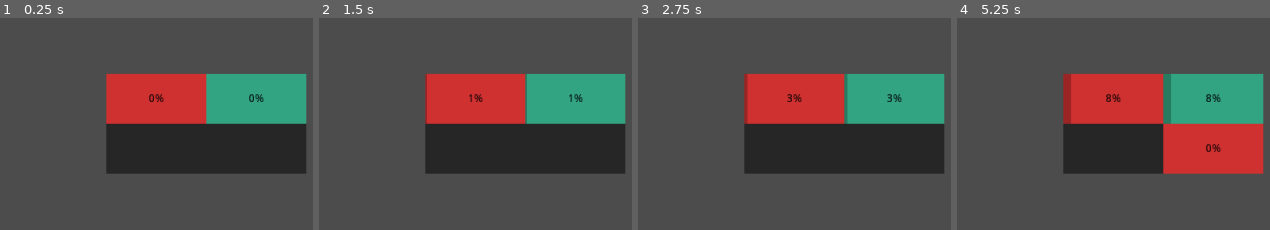
Above: before the commit, frames 1-4 (left to right).
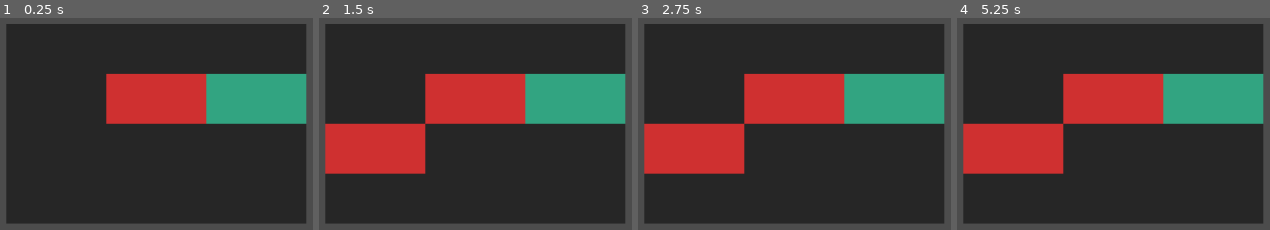
Above: after the commit, the same moments.

Repository: GeoffroyMuller/casino-manager
Game: Godot game, scene res://Scene/Grid_casino.tscn
Two runs of this game, one before a commit and one after it. Both use one fixed random seed, a clock stepped at 60 frames per second and the inputs below. The project has no main scene, so this scene is started directly.
Inputs (mouse positions are in pixels of both pictures, inside the frame that each line leads up to):
- Up to frame 1 (0.25 s): no input
- Up to frame 2 (1.5 s): tap Enter at 0.5 s; move the mouse to (outside the picture) at 0.52 s; click (outside the picture) at 0.67 s; tap Space at 1.25 s; move the mouse to (387, 166) at 1.27 s; click (387, 166) at 1.42 s
- Up to frame 3 (2.75 s): tap Enter at 2 s; move the mouse to (947, 41) at 2.02 s; click (947, 41) at 2.17 s
- Up to frame 4 (5.25 s): tap Space at 2.75, 4.25 s; move the mouse to (outside the picture) at 2.77 s; click (outside the picture) at 2.92 s; tap Enter at 3.5 s; move the mouse to (outside the picture) at 3.52 s; click (outside the picture) at 3.67 s; move the mouse to (outside the picture) at 4.27 s; click (outside the picture) at 4.42 s; move the mouse to (1226, 143) at 5.02 s; click (1226, 143) at 5.17 s

The runs differ from the first frame. In frame 1, 60% of the frame differs, in the area x 1-98%, y 2-97%; in frame 2, 60%; in frame 3, 61%; in frame 4, 69%, in the area x 1-99%, y 2-97%.

Commit message:
latest commit on master branch

Diff:
--- a/Scene/Accueil.tscn
+++ b/Scene/Accueil.tscn
@@ -6,6 +6,7 @@
 
 [node name="Accueil" instance=ExtResource( 1 )]
 script = ExtResource( 2 )
+rewardAtTime = 30
 
 [node name="Sprite" type="Sprite" parent="." index="1"]
 texture = ExtResource( 3 )
--- a/Scene/Empty.tscn
+++ b/Scene/Empty.tscn
@@ -9,9 +9,3 @@
 
 [node name="Sprite" type="Sprite" parent="." index="1"]
 texture = ExtResource( 3 )
-
-[node name="ProgressBar" parent="." index="3"]
-visible = false
-
-[node name="UpdateProgressBar" parent="." index="4"]
-autostart = false
--- a/Scene/Machine_sous.tscn
+++ b/Scene/Machine_sous.tscn
@@ -6,6 +6,7 @@
 
 [node name="Machine_sous" instance=ExtResource( 1 )]
 script = ExtResource( 2 )
+rewardAtTime = 60
 
 [node name="Sprite" type="Sprite" parent="." index="1"]
 texture = ExtResource( 3 )
--- a/Scene/Script/Accueil.gd
+++ b/Scene/Script/Accueil.gd
@@ -2,8 +2,8 @@
 
 func _ready():
 	id = 1
-	cost = 200
-	$Timer.start()
+	initialize_gain_cost(0,200)
+	initialize_timer()
 
 func on_click():
 	emit_signal("clicked", self, id)
--- a/Scene/Script/Grid_casino.gd
+++ b/Scene/Script/Grid_casino.gd
@@ -1,30 +1,30 @@
 extends Node2D
 
-var accueil : PackedScene =  preload("res://Scene/Accueil.tscn")
-var machine_sous : PackedScene =  preload("res://Scene/Machine_sous.tscn")
-var nul : PackedScene = preload("res://Scene/Empty.tscn")
+onready var accueil : PackedScene =  preload("res://Scene/Accueil.tscn")
+onready var machine_sous : PackedScene =  preload("res://Scene/Machine_sous.tscn")
+onready var nul : PackedScene = preload("res://Scene/Empty.tscn")
 
-var objectToCreate : PackedScene = accueil
+# will contain the object the user want to create
+onready var objectToCreate : PackedScene = accueil
 
 signal gainChanged(gain)
 
-var grid : Array = [
+onready var grid : Array = [
+	[null, null, null],
 	[null, null, null],
 	[null, null, null],
 	[null, null, null]
 ]
 
 var x : Array = [0, 128, 256]
-var y : Array = [0, 64, 128]
+var y : Array = [0, 64, 128, 192]
 
 var rooms : Array = [null, accueil]
 
 func _ready():
+	initialize_empty_grid()
 	set_object_at_coordonates(1,1,accueil)
-	set_object_at_coordonates(2,1,nul)
 	set_object_at_coordonates(1,2,machine_sous)
-	set_object_at_coordonates(2,2,nul)
-	display_all_rooms()
 	pass
 
 func get_object_at_coordonates(x_coord, y_coord) -> PackedScene :
@@ -33,32 +33,44 @@
 
 func set_object_at_coordonates(x_coord, y_coord, object):
 	if (object != null):
+		var old_room = get_object_at_coordonates(x_coord, y_coord)
+		if (old_room != null):
+			old_room.queue_free()
 		var object_instance = object.instance()
 		grid[x_coord][y_coord] = object_instance
 		object_instance.set_pos(x_coord, y_coord)
-
+		connect_signals(object_instance)
+		display_room(x_coord, y_coord)
 	else : grid[x_coord][y_coord] = object
 
 func display_room(i, j):
 	var obj = get_object_at_coordonates(i,j)
 	if (obj != null):
 		$allFloor.add_child(obj)
-		obj.connect("clicked", self,"onObjectClicked")
-		obj.connect("facture", self,"onFactureReceived")
 		obj.position = Vector2(x[j], y[i])
 
+func initialize_empty_grid():
+	for i in range(4):
+		for j in range(3):
+			set_object_at_coordonates(i, j, nul)
+
 func display_all_rooms():
-	for i in range(3):
+	for i in range(4):
 		for j in range(3):
 			display_room(i, j)
 
 func remove_all_rooms():
-	for i in range(3):
-		for j in range(4):
+	for i in range(4):
+		for j in range(3):
 			var object : Object = get_object_at_coordonates(i,j)
 			if (object != null):
 				object.queue_free()
-			set_object_at_coordonates(i,j, null)
+				set_object_at_coordonates(i,j, nul)
+
+# connect every signal between rooms and grid
+func connect_signals(object_instance):
+	object_instance.connect("clicked", self,"onObjectClicked")
+	object_instance.connect("facture", self,"onFactureReceived")
 
 # when a floor is clicked
 func onObjectClicked(room, id):
@@ -67,12 +79,12 @@
 	#replace an empty floor with the floor stocked in objectToCreate
 	if (id == 0 and objectToCreate != null):
 		set_object_at_coordonates(room.get_pos()[0], room.get_pos()[1], objectToCreate)
-		display_room(room.get_pos()[0], room.get_pos()[1])
-		room.queue_free()
+
 		objectToCreate = null
 	# else print info of the selected floor
 
-func onFactureReceived(cost, gain):
+#receive all the signals from every rooms and emit a signal who whill be handled by the main scene
+func onFactureReceived(gain, cost):
 	print("cost = ", cost, " gain = ", gain)
 	var total = gain - cost
 	# the core scene will handled this signal and modified the gain
--- a/Scene/Script/machine_sous.gd
+++ b/Scene/Script/machine_sous.gd
@@ -1,11 +1,9 @@
 extends "res://Scene/Script/room_interface.gd"
-
 
 func _ready():
 	id = 2
-	cost = 100
-	gain = 300
-	$Timer.start()
+	initialize_gain_cost(400,100)
+	initialize_timer()
 
 func on_click():
 	emit_signal("clicked", self, id)
--- a/Scene/Script/room_interface.gd
+++ b/Scene/Script/room_interface.gd
@@ -5,10 +5,11 @@
 var gain : int = 0
 var position_x : int = -1
 var position_y : int = -1
-var time : int = 0
+var time : float = 0
+export var rewardAtTime : int = 0
 
 signal clicked(room, id)
-signal facture(cost, gain)
+signal facture(gain, cost)
 
 func get_pos() -> Array :
 	return [position_x, position_y]
@@ -29,13 +30,14 @@
 	print("Click on room interface", get_pos())
 
 func _on_Timer_timeout():
-	emit_signal("facture",cost, gain)
-	$ProgressBar.value = 0
-	time = 0
+	emit_signal("facture", gain, cost)
 	$Timer.start()
 
-# update the progress bar every second
-func _on_UpdateProgressBar_timeout():
-	time += 1
-	$ProgressBar.value = time * 1.6666667
-	pass # Replace with function body.
+func initialize_timer():
+	if (rewardAtTime > 0):
+		$Timer.wait_time = rewardAtTime
+		$Timer.start()
+
+func initialize_gain_cost(gainR, costR):
+	gain = gainR
+	cost = costR
--- a/Scene/room_interface.tscn
+++ b/Scene/room_interface.tscn
@@ -1,14 +1,9 @@
-[gd_scene load_steps=5 format=2]
+[gd_scene load_steps=3 format=2]
 
 [ext_resource path="res://Scene/Script/room_interface.gd" type="Script" id=1]
 
 [sub_resource type="RectangleShape2D" id=1]
 extents = Vector2( 64.0393, 31.5334 )
-
-[sub_resource type="StyleBoxFlat" id=2]
-bg_color = Color( 0, 0, 0, 0.25098 )
-
-[sub_resource type="StyleBoxEmpty" id=3]
 
 [node name="room_interface" type="Area2D"]
 script = ExtResource( 1 )
@@ -20,18 +15,4 @@
 }
 
 [node name="Timer" type="Timer" parent="."]
-
-[node name="ProgressBar" type="ProgressBar" parent="."]
-margin_left = -63.8105
-margin_top = -31.9053
-margin_right = 64.1895
-margin_bottom = 32.0947
-custom_styles/fg = SubResource( 2 )
-custom_styles/bg = SubResource( 3 )
-custom_colors/font_color = Color( 0, 0, 0, 0.992157 )
-custom_colors/font_color_shadow = Color( 0, 0, 0, 1 )
-
-[node name="UpdateProgressBar" type="Timer" parent="."]
-autostart = true
 [connection signal="timeout" from="Timer" to="." method="_on_Timer_timeout"]
-[connection signal="timeout" from="UpdateProgressBar" to="." method="_on_UpdateProgressBar_timeout"]
